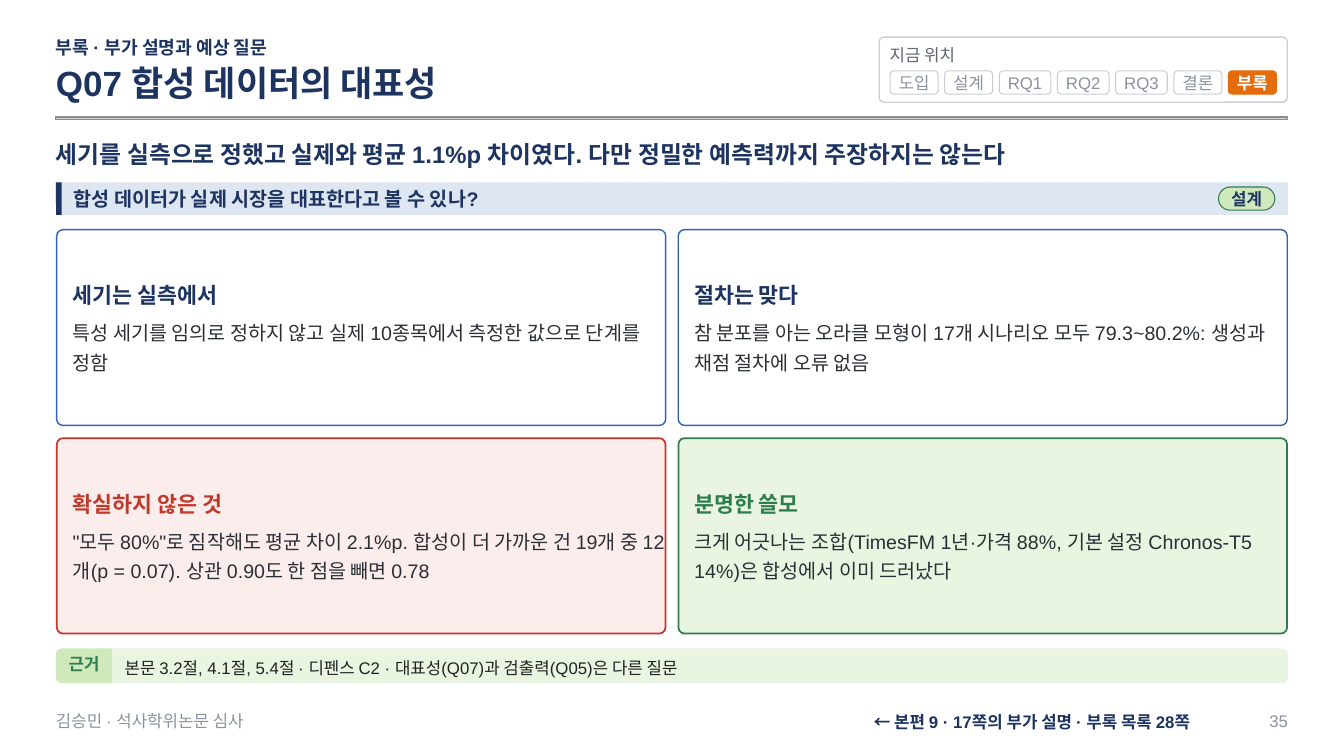
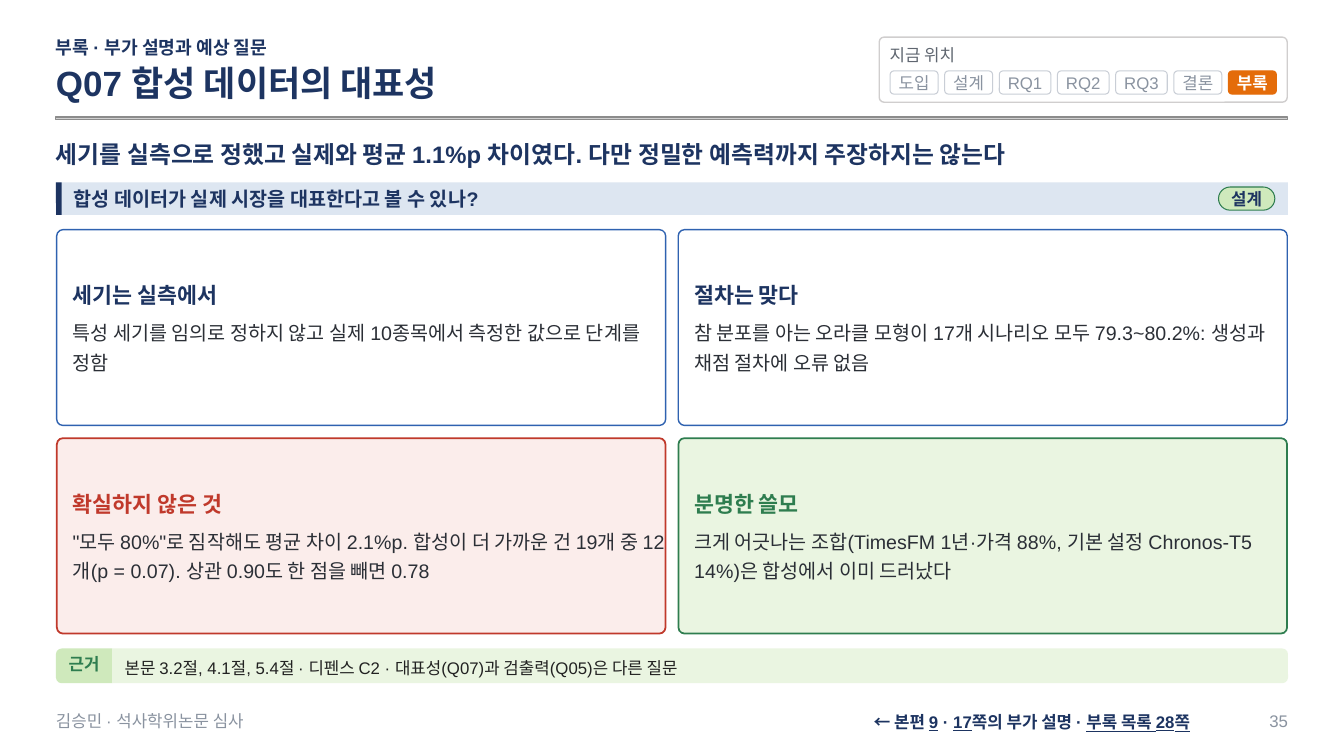
Before and after one commit to sapzzil/Master-thesis, a slide deck: slide 35 of 05_논문작성/석사학위논문 심사 발표.pptx. Drawn at 1344x756 pixels with LibreOffice and Linux fonts; fonts in the diff are those of the drawing; grey boxes stand for pictures. Boxes give left, top, right and bottom in pixels: in the first picture for what was removed or moved away, otherwise in the second. Text is boxed around its words. In the diff, an @@ line names an element or a change of style, - is before the commit and + after.

```diff
--- a/05_논문작성/석사학위논문 심사 발표.pptx
+++ b/05_논문작성/석사학위논문 심사 발표.pptx
@@ text "← 본편 9 · 17쪽의 ..." at (x1=894, y1=714, x2=1190, y2=733): underline on in "9 17쪽의 부록 목록 28쪽" @@
```
Also in this commit, not shown: 35 other slides changed, 3 other files.
